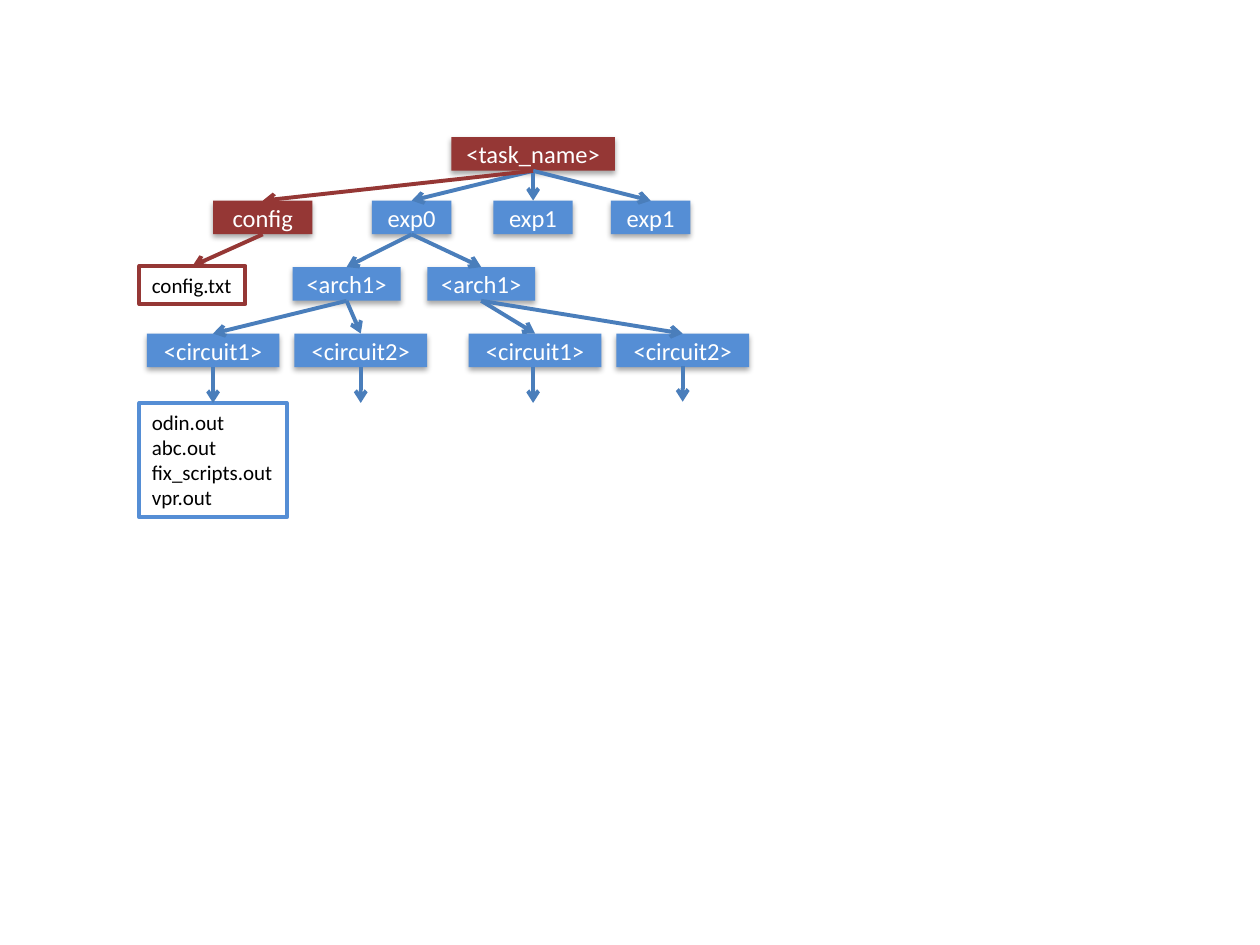
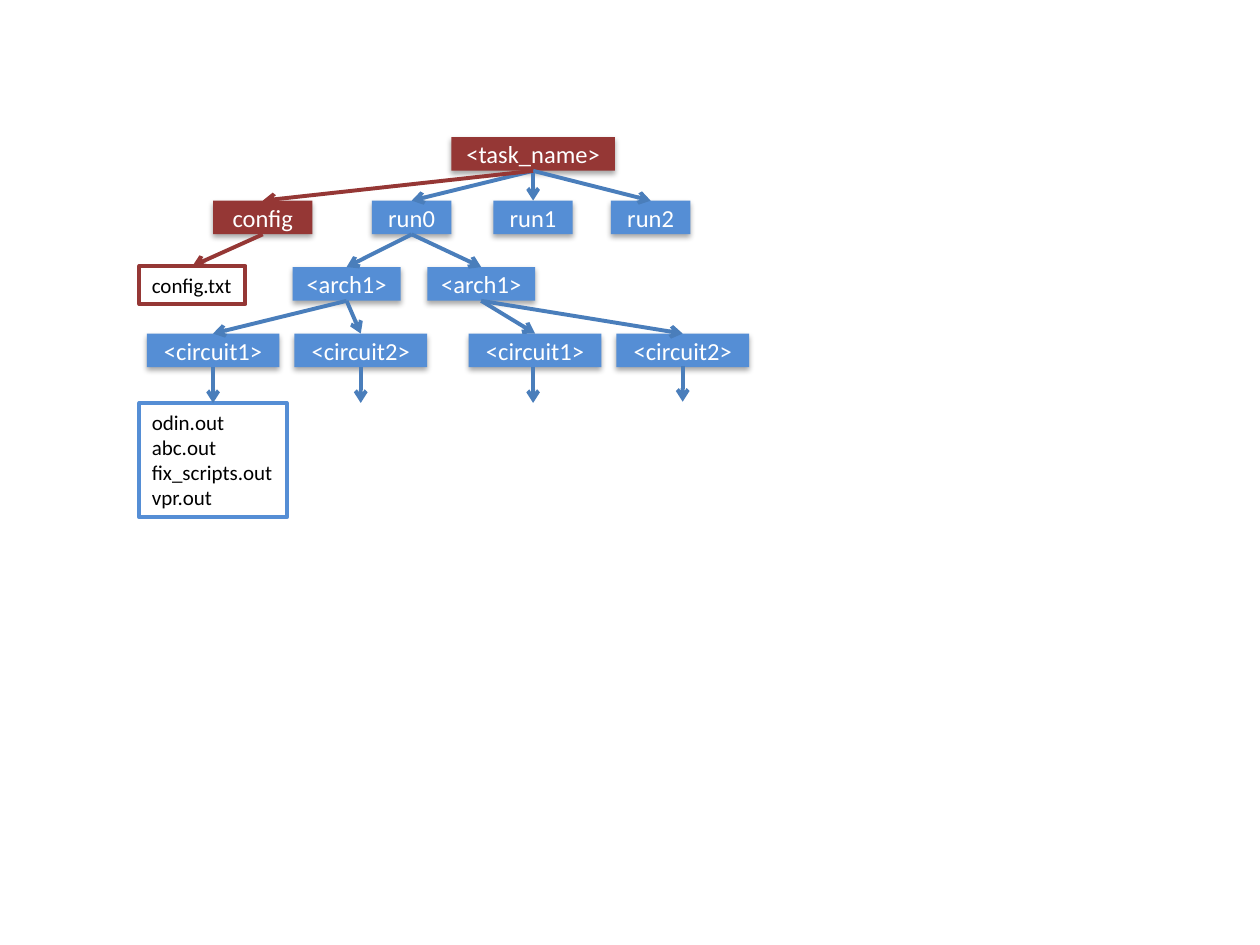
Before and after one commit to shenpeifu/vtr-verilog-to-routing, a slide deck: slide 2 of wiki/misc/wiki_diagrams.pptx. Drawn at 1260x945 pixels with LibreOffice and Linux fonts; fonts in the diff are those of the drawing. Boxes give left, top, right and bottom in pixels: in the first picture for what was removed or moved away, otherwise in the second. Text is boxed around its words. In the diff, an @@ line names an element or a change of style, - is before the commit and + after.

```diff
--- a/wiki/misc/wiki_diagrams.pptx
+++ b/wiki/misc/wiki_diagrams.pptx
@@ text in rectangle at (388,211,435,227): text changed @@
-exp0
+run0
@@ text in rectangle at (510,211,557,227): text changed @@
-exp1
+run1
@@ text in rectangle at (627,211,674,227): text changed @@
-exp1
+run2
```
Also in this commit, not shown: 1 other file.
